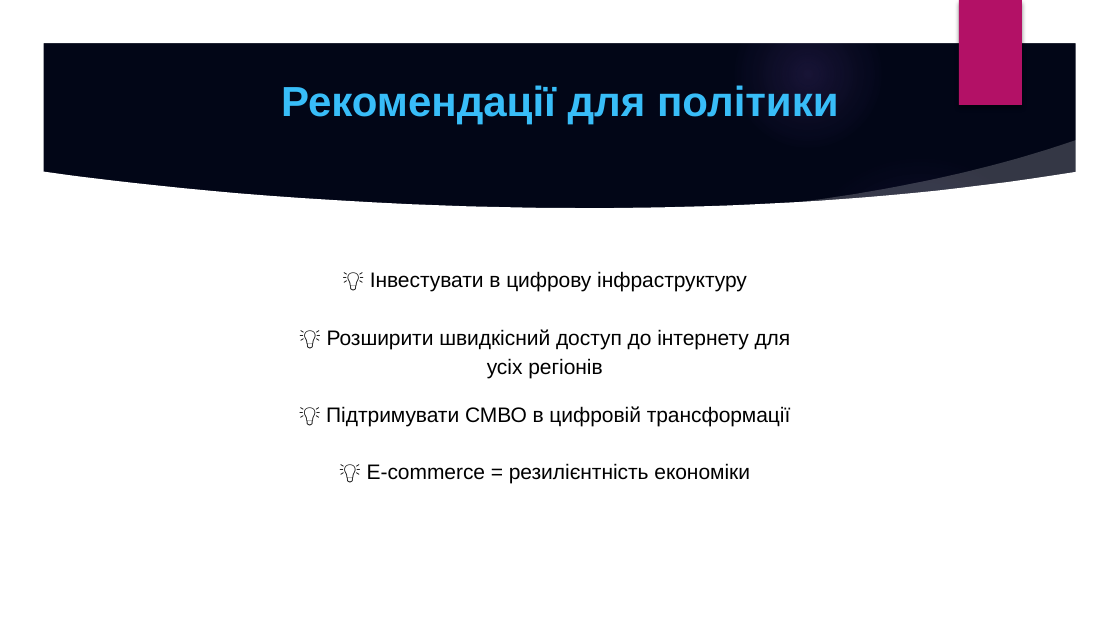
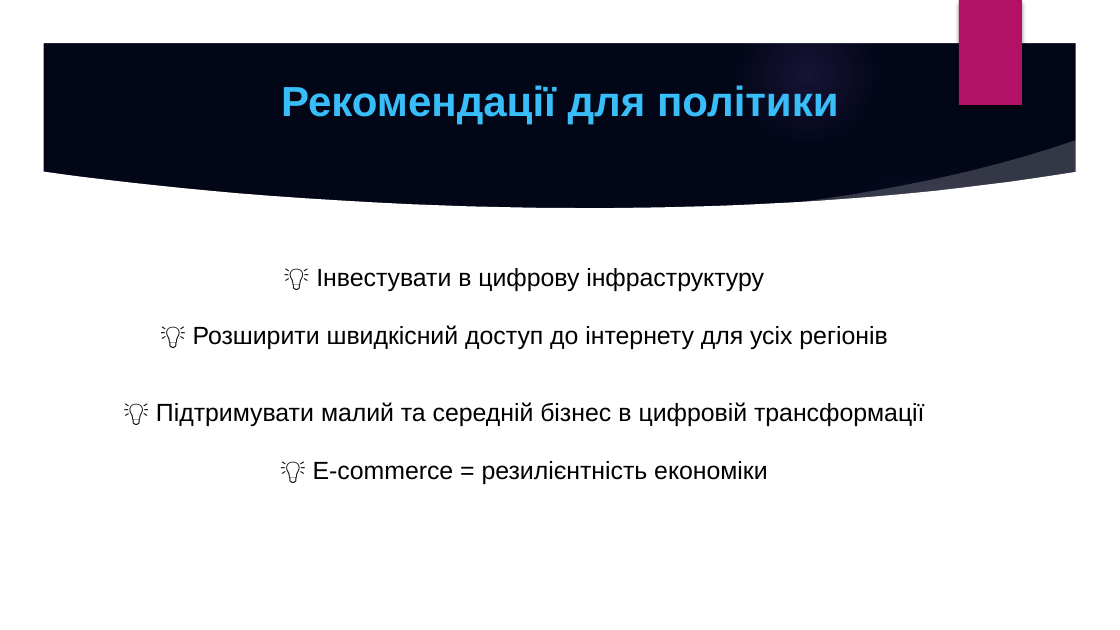
Before and after one commit to Anti4ris98/Master_Research, a slide deck: slide 10 of E-commerce Resilience Defense.pptx. Drawn at 1120x630 pixels with LibreOffice and Linux fonts; fonts in the diff are those of the drawing; background and template pictures are left out. Boxes give left, top, right and bottom in pixels: in the first picture for what was removed or moved away, otherwise in the second. Text is boxed around its words. In the diff, an @@ line names an element or a change of style, - is before the commit and + after.

```diff
--- a/E-commerce Resilience Defense.pptx
+++ b/E-commerce Resilience Defense.pptx
@@ text "💡 Інвестувати в цифрову інфраструктуру": place and size @@
-text "💡 Інвестувати в цифрову інфраструктуру" at box(370, 271, 747, 292)
+text "💡 Інвестувати в цифрову інфраструктуру" at box(316, 268, 764, 291)
@@ text "💡 Розширити швидкісний доступ до ...": place and size @@
-text "💡 Розширити швидкісний доступ до ..." at box(327, 329, 791, 378)
+text "💡 Розширити швидкісний доступ до ..." at box(193, 325, 887, 349)
@@ text at box(156, 402, 925, 426): text changed; size 13.5 to 16 pt @@
-💡 Підтримувати СМВО в цифровій трансформації
+💡 Підтримувати малий та середній бізнес в цифровій трансформації
@@ size 13.5 to 16 pt in 3 elements at box(316, 268, 764, 291), box(193, 325, 887, 349), box(313, 461, 768, 484) @@
@@ text "💡 Е-commerce = резилієнтність економіки": place and size @@
-text "💡 Е-commerce = резилієнтність економіки" at box(367, 463, 750, 484)
+text "💡 Е-commerce = резилієнтність економіки" at box(313, 461, 768, 484)
```
Also in this commit, not shown: 7 other slides changed.
